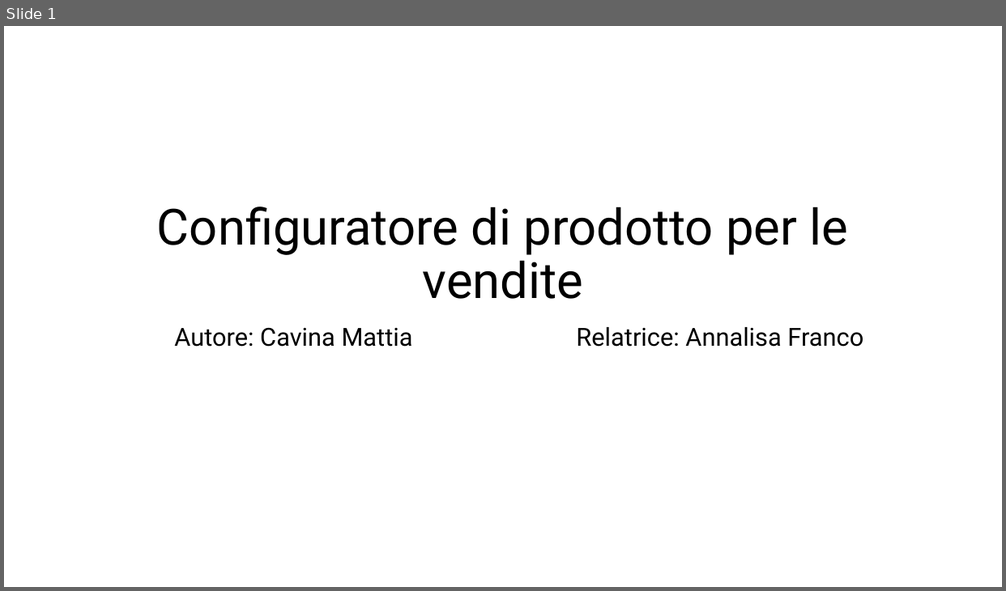
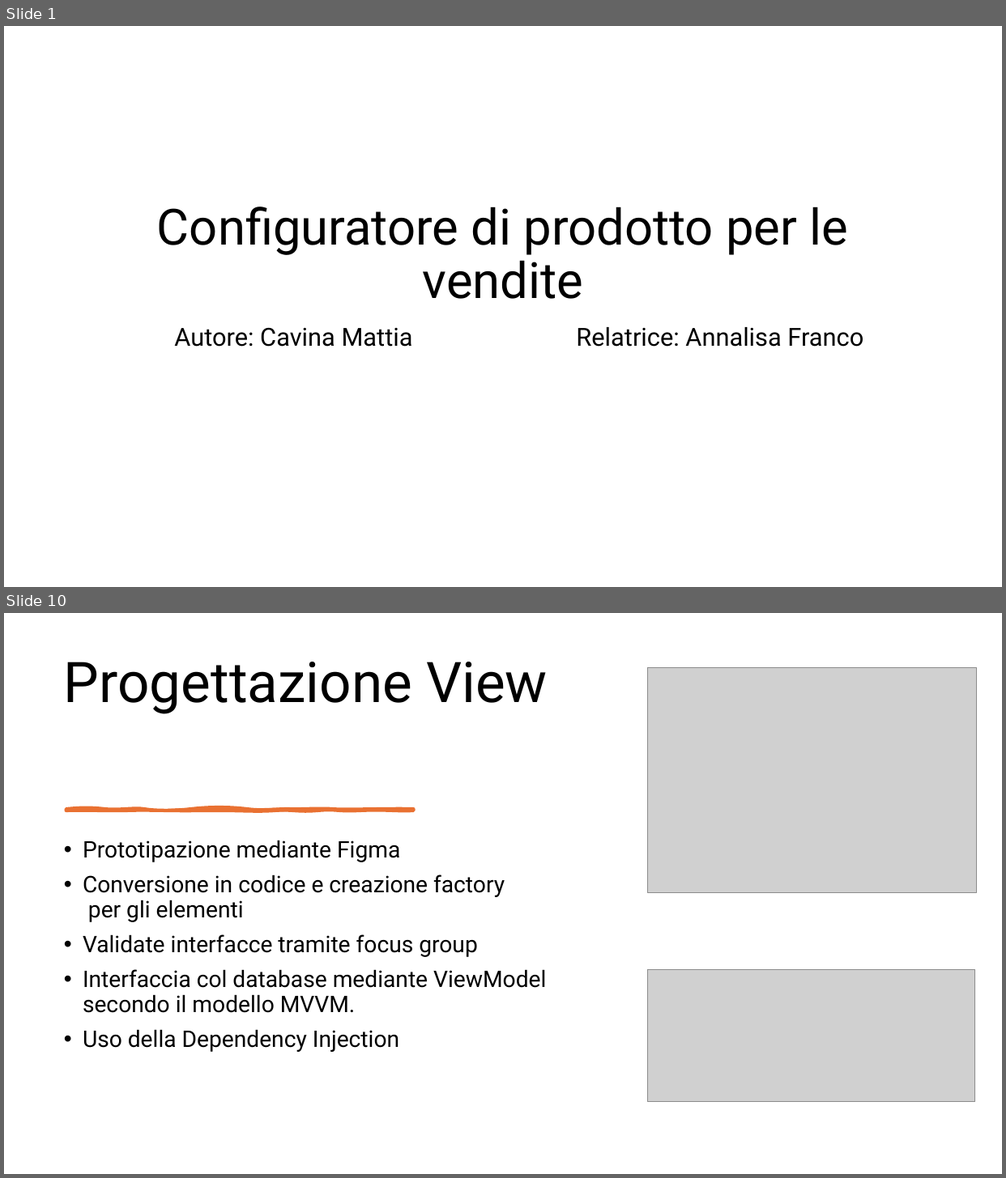
Before and after one commit to Cav95/Tesi_Triennale, a slide deck: Slide/Configuratore di prodotto per le vendite.pptx. Shown one above the other, each under a label of ours: slide 1 before the commit, slides 1 and 10 after it; the slides between them are not shown. The pictures are 1006x591 and 1006x1178 pixels, drawn with LibreOffice and Linux fonts; fonts in the diff are those of the drawing; grey boxes stand for pictures. Boxes give left, top, right and bottom in pixels: in the first picture for what was removed or moved away, otherwise in the second. Text is boxed around its words. In the diff, an @@ line names an element or a change of style, - is before the commit and + after.

```diff
--- a/Slide/Configuratore di prodotto per le vendite.pptx
+++ b/Slide/Configuratore di prodotto per le vendite.pptx
@@ slide 10 added at (4, 613, 1002, 1174), background #FFFFFF @@
@@ title added at (64, 662, 548, 714), 54 pt, text #000000 @@
+Progettazione View
@@ picture added at (648, 667, 977, 893) @@
@@ freeform shape added at (66, 809, 414, 811), fill #E97132, outline #E97132 3.25 pt @@
@@ text added at (83, 840, 546, 1052), 22 pt, text #000000 @@
+• Prototipazione mediante Figma
+• Conversione in codice e creazione factory
+  per gli elementi
+• Validate interfacce tramite focus group
+• Interfaccia col database mediante ViewModel secondo il modello MVVM.
+• Uso della Dependency Injection
@@ picture added at (648, 970, 975, 1102) @@
```
Also in this commit, not shown: 1 slide changed, 9 other slides added, 1 other file.
